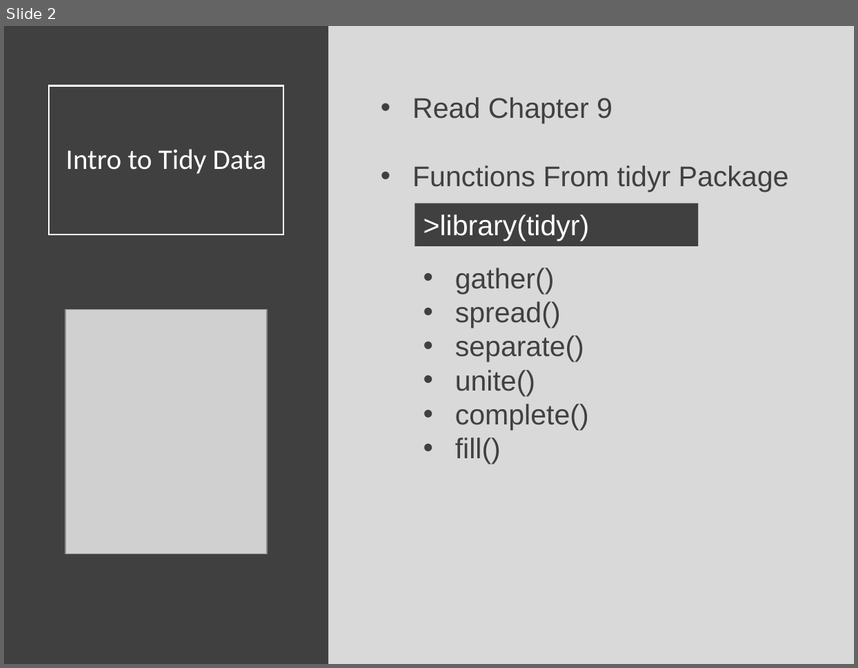
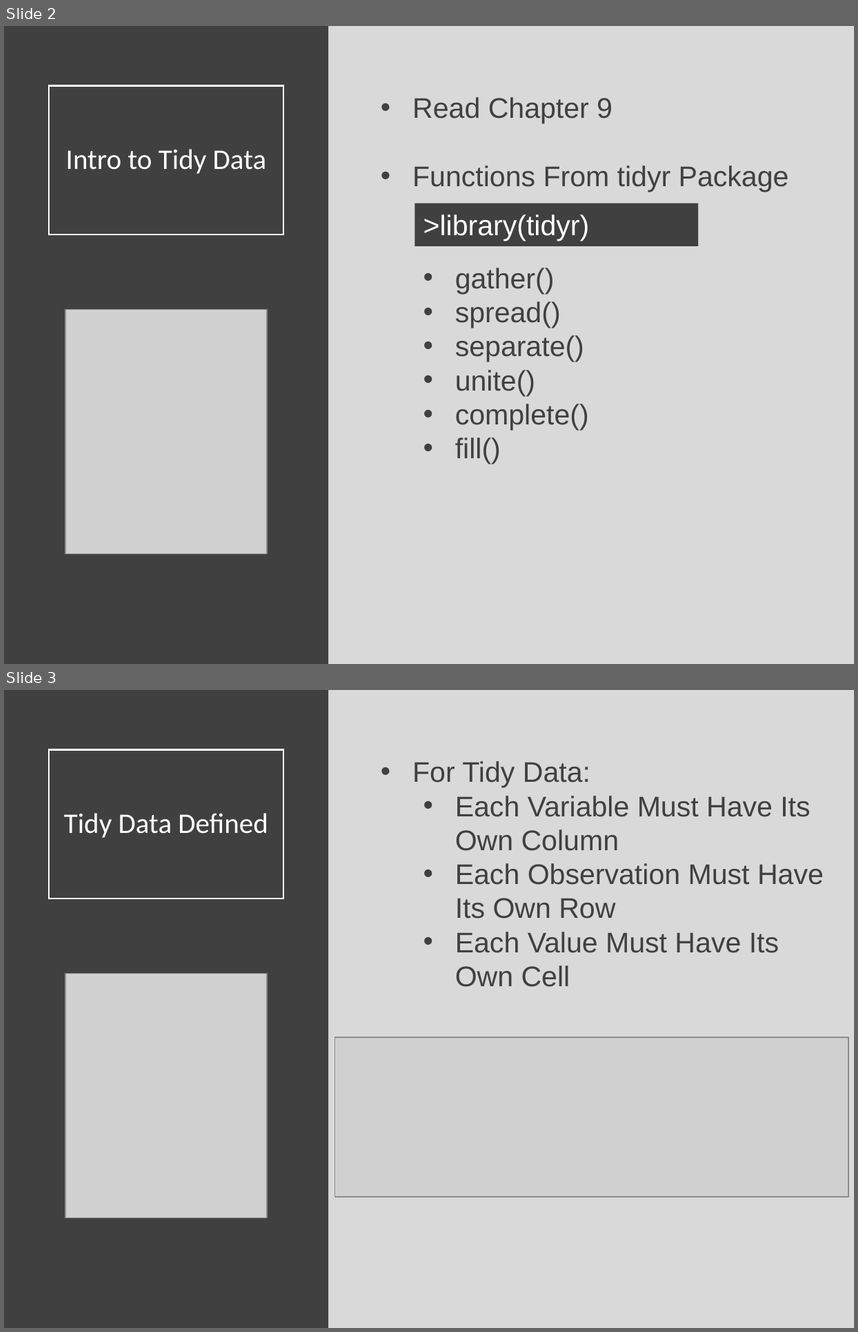
Before and after one commit to Yixf-Self/STOR320_WEBSITE, a slide deck: Lecture/Lecture 12/Lecture 12.pptx. Shown one above the other, each under a label of ours: slide 2 before the commit, slides 2 and 3 after it. The pictures are 858x668 and 858x1332 pixels, drawn with LibreOffice and Linux fonts; fonts in the diff are those of the drawing; grey boxes stand for pictures. Boxes give left, top, right and bottom in pixels: in the first picture for what was removed or moved away, otherwise in the second. Text is boxed around its words. In the diff, an @@ line names an element or a change of style, - is before the commit and + after.

```diff
--- a/Lecture/Lecture 12/Lecture 12.pptx
+++ b/Lecture/Lecture 12/Lecture 12.pptx
@@ slide 3 added at [4, 690, 854, 1328], background #D9D9D9 @@
@@ rectangle added at [4, 690, 329, 1328], fill #404040 @@
@@ title added at [49, 749, 283, 898], outline #FFFFFF 1.5 pt, 24 pt, text #FFFFFF @@
+Tidy Data Defined
@@ text added at [412, 761, 824, 987], 24 pt, text #404040 @@
+• For Tidy Data:
+  • Each Variable Must Have Its Own Column
+  • Each Observation Must Have Its Own Row
+  • Each Value Must Have Its Own Cell
@@ picture added at [65, 973, 267, 1217] @@
@@ picture added at [335, 1037, 848, 1196] @@
```
Also in this commit, not shown: 26 other slides added, 1 slide removed, 8 other files.
